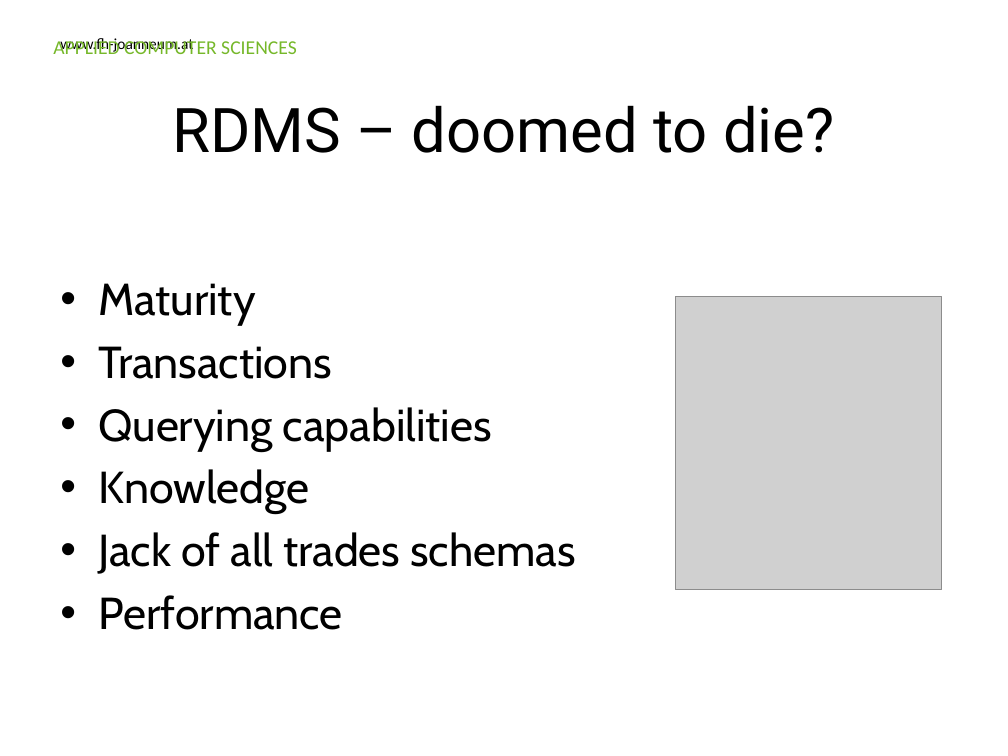
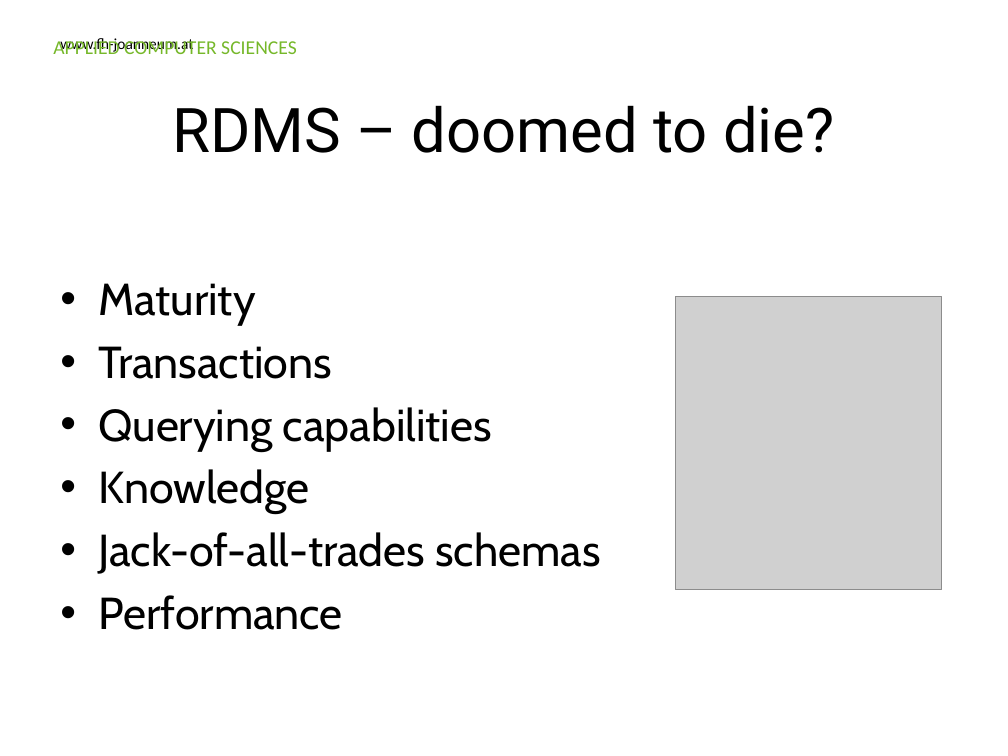
Before and after one commit to Ravenlord/guest-lecture-nosql, a slide deck: slide 40 of Presentation/FHJ_guest_lecture_nosql.pptx. Drawn at 1008x756 pixels with LibreOffice and Linux fonts; fonts in the diff are those of the drawing; grey boxes stand for pictures; background and template pictures are left out. Boxes give left, top, right and bottom in pixels: in the first picture for what was removed or moved away, otherwise in the second. Text is boxed around its words. In the diff, an @@ line names an element or a change of style, - is before the commit and + after.

```diff
--- a/Presentation/FHJ_guest_lecture_nosql.pptx
+++ b/Presentation/FHJ_guest_lecture_nosql.pptx
@@ text at box(98, 532, 601, 574): text changed @@
-• Jack of all trades schemas
+• Jack-of-all-trades schemas
```
Also in this commit, not shown: 4 other slides changed, 1 slide added, 1 slide removed, 1 other file.
